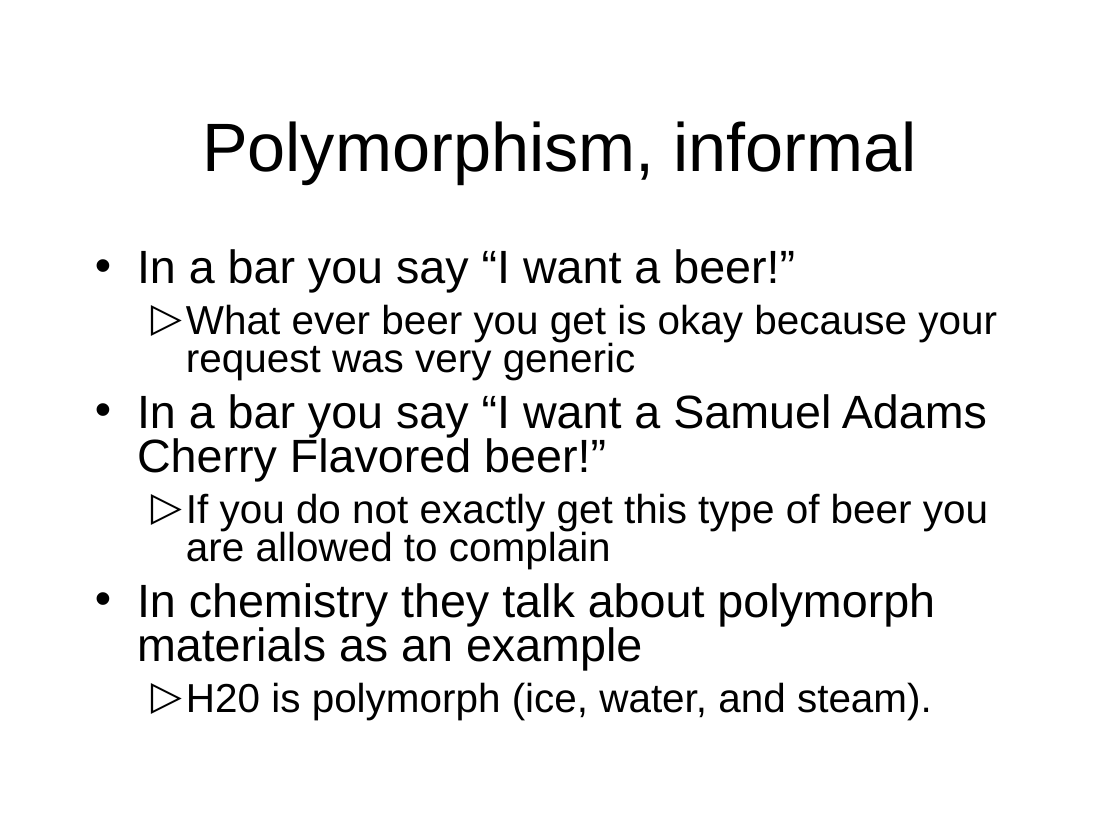
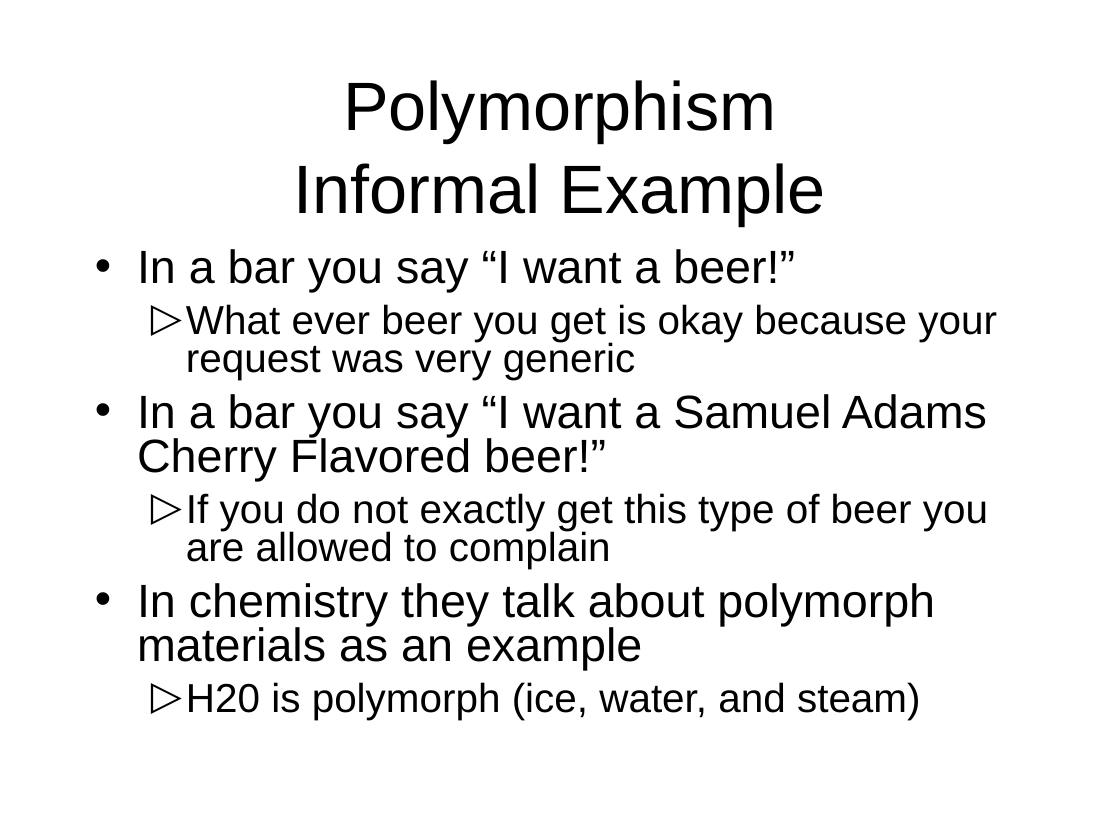
Before and after one commit to octaviordz/zjnu2017.github.io, a slide deck: slide 19 of OOP/lectures/050--Polymorphism.ppt (slide 9 before the commit). Drawn at 1120x840 pixels with LibreOffice and Linux fonts; fonts in the diff are those of the drawing. Boxes give left, top, right and bottom in pixels: in the first picture for what was removed or moved away, otherwise in the second. Text is boxed around its words. In the diff, an @@ line names an element or a change of style, - is before the commit and + after.

Commit message:
Polymorphism slides.

```diff
--- a/OOP/lectures/050--Polymorphism.ppt
+++ b/OOP/lectures/050--Polymorphism.ppt
@@ title at <box>293,80,826,225</box>: text changed @@
-Polymorphism, informal
+Polymorphism
+Informal Example
@@ text at <box>186,682,921,719</box>: text changed @@
-  ▷ H20 is polymorph (ice, water, and steam).
+  ▷ H20 is polymorph (ice, water, and steam)
```
Also in this commit, not shown: 8 other slides changed, 20 slides added, 2 other files.
